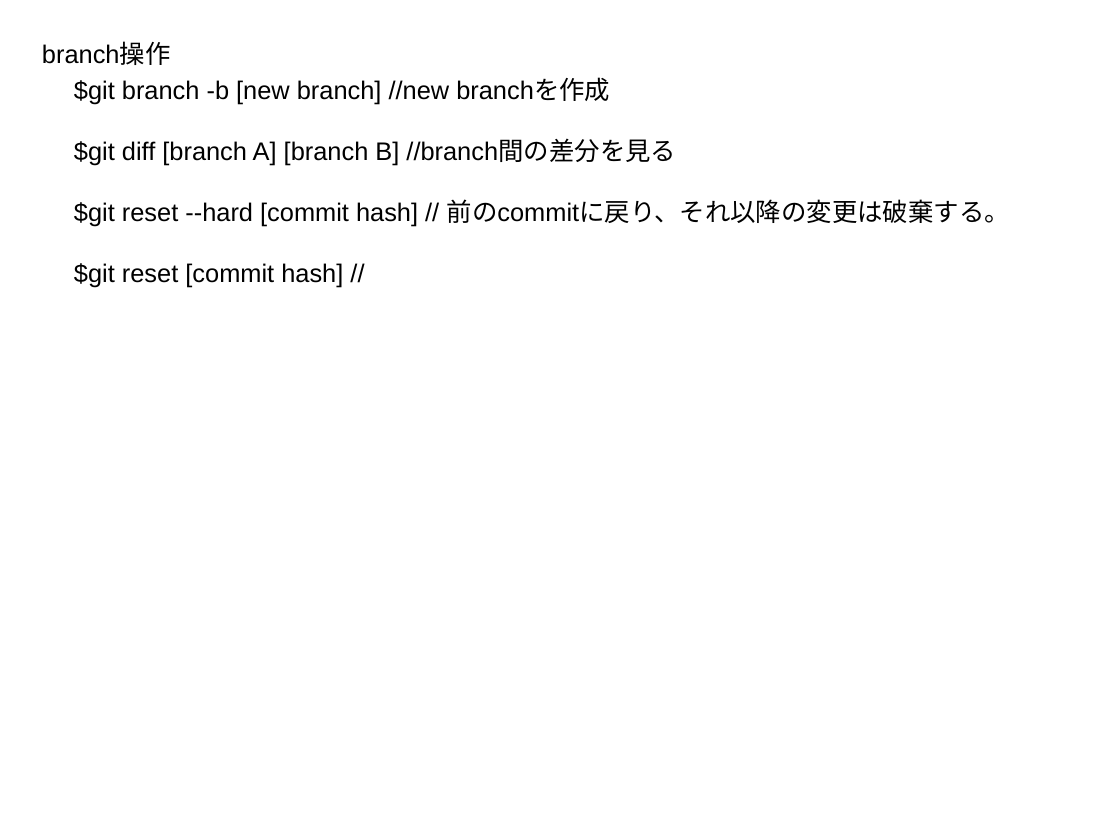
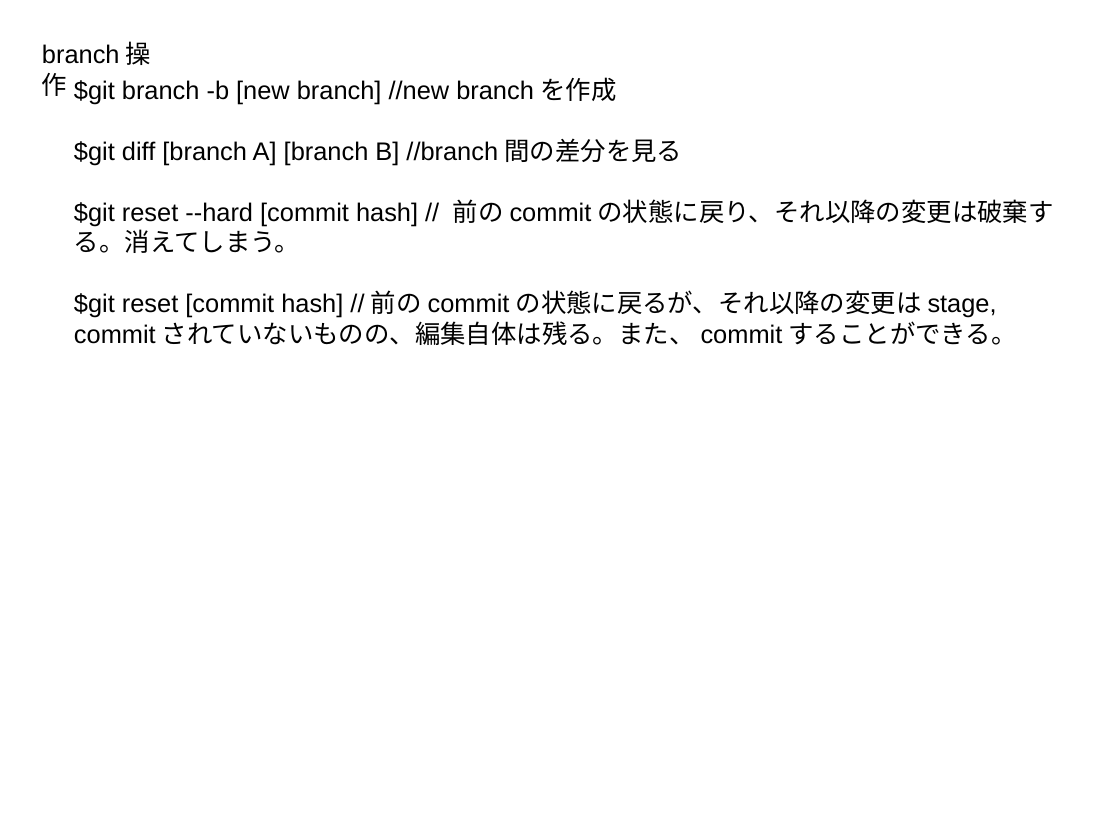
Before and after one commit to HiroumiTani/sample, a slide deck: slide 3 of how-to-git.odp. Drawn at 1120x840 pixels with LibreOffice and Linux fonts; fonts in the diff are those of the drawing. Boxes give left, top, right and bottom in pixels: in the first picture for what was removed or moved away, otherwise in the second. Text is boxed around its words. In the diff, an @@ line names an element or a change of style, - is before the commit and + after.

Commit message:
update odp

```diff
--- a/how-to-git.odp
+++ b/how-to-git.odp
@@ text at (x1=74, y1=199, x2=1053, y2=345): text changed @@
-$git reset --hard [commit hash] // 前のcommitに戻り、それ以降の変更は破棄する。
-$git reset [commit hash] //
+$git reset --hard [commit hash] // 前のcommitの状態に戻り、それ以降の変更は破棄する。消えてしまう。
+$git reset [commit hash] //前のcommitの状態に戻るが、それ以降の変更はstage, commitされていないものの、編集自体は残る。また、commitすることができる。
```
